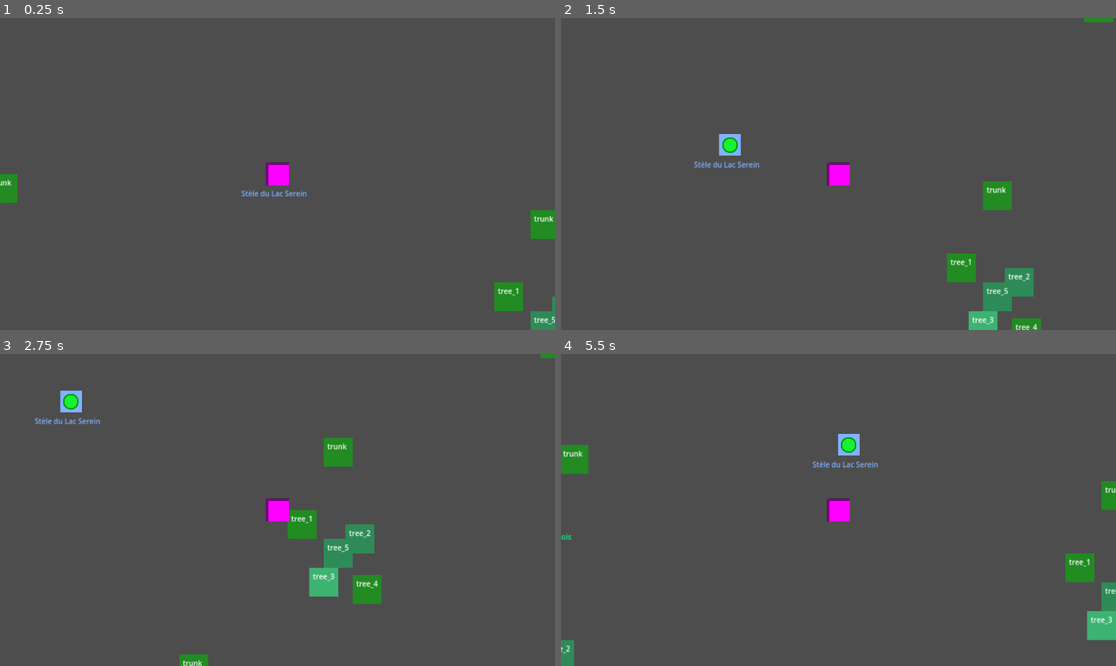
Above: before the commit, frames 1-4 (two rows, left to right).
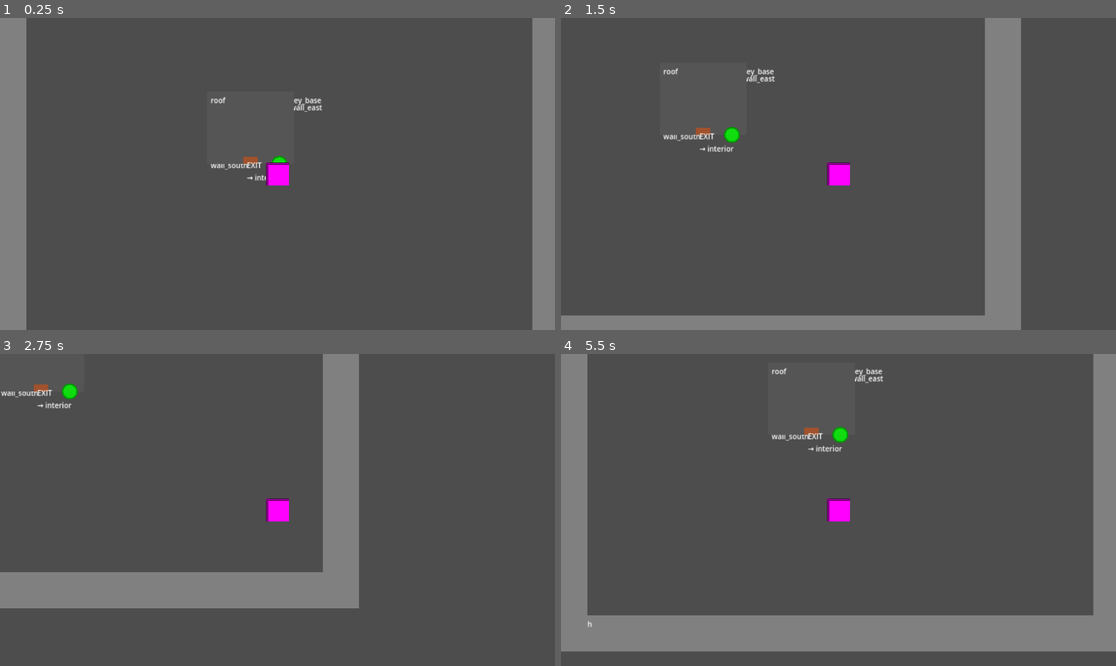
Above: after the commit, the same moments.

Repository: RomainMechain/Arthesia-Test-V2
Game: Godot game, scene res://viewer/ZoneViewer.tscn
Same seed, same stepped clock (60 frames per second), same inputs: the game is played once before the commit and once after it. The project has no main scene, so this scene is started directly.
Inputs:
- Up to frame 1 (0.25 s): no input
- Up to frame 2 (1.5 s): tap Enter at 0.5 s; hold Right (ui_right) 0.53-1.28 s; hold Down (ui_down) from 1.28 s (still down)
- Up to frame 3 (2.75 s): release Down (ui_down) at 2.03 s; hold Right (ui_right) from 2.03 s (still down)
- Up to frame 4 (5.5 s): release Right (ui_right) at 2.78 s; hold Up (ui_up) 2.78-3.53 s; hold Left (ui_left) 3.53-5.03 s; hold Down (ui_down) from 5.03 s (still down)

The runs differ from the first frame. In frame 1, 10% of the frame differs, in the area x 0-100%, y 0-100%; in frame 2, 12%; in frame 3, 14%; in frame 4, 21%.

Commit message:
Generateur de prefab avec prompt pour le sprite

Diff:
--- /dev/null
+++ b/core/data/prefabs/buildings/forge_stone_medium_01.json
@@ -0,0 +1,138 @@
+{
+  "prefab_id": "forge_stone_medium_01",
+  "prefab_type": "building",
+  "name": "Petite Forge en Pierre",
+  "size": [
+    120,
+    100
+  ],
+  "anchor_point": [
+    0,
+    0
+  ],
+  "visual_config": {
+    "render_type": "sprite",
+    "sprite_path": "res://assets/buildings/forge_stone_medium_01.png",
+    "sprite_offset": [0, 0],
+    "z_index": 10
+  },
+  "elements": [
+    {
+      "element_type": "wall",
+      "id": "floor",
+      "position": [
+        0,
+        0
+      ],
+      "size": [
+        120,
+        100
+      ],
+      "wall_type": "floor",
+      "color": "#A9A9A9"
+    },
+    {
+      "element_type": "wall",
+      "id": "wall_north",
+      "position": [
+        0,
+        0
+      ],
+      "size": [
+        120,
+        10
+      ],
+      "wall_type": "stone",
+      "color": "#808080"
+    },
+    {
+      "element_type": "wall",
+      "id": "wall_south",
+      "position": [
+        0,
+        90
+      ],
+      "size": [
+        120,
+        10
+      ],
+      "wall_type": "stone",
+      "color": "#808080"
+    },
+    {
+      "element_type": "wall",
+      "id": "wall_west",
+      "position": [
+        0,
+        10
+      ],
+      "size": [
+        10,
+        80
+      ],
+      "wall_type": "stone",
+      "color": "#808080"
+    },
+    {
+      "element_type": "wall",
+      "id": "wall_east",
+      "position": [
+        110,
+        10
+      ],
+      "size": [
+        10,
+        80
+      ],
+      "wall_type": "stone",
+      "color": "#808080"
+    },
+    {
+      "element_type": "wall",
+      "id": "chimney_base",
+      "position": [
+        85,
+        0
+      ],
+      "size": [
+        20,
+        20
+      ],
+      "wall_type": "stone_chimney",
+      "color": "#696969"
+    },
+    {
+      "element_type": "wall",
+      "id": "roof",
+      "position": [
+        0,
+        0
+      ],
+      "size": [
+        120,
+        100
+      ],
+      "wall_type": "stone_roof",
+      "color": "#555555"
+    },
+    {
+      "element_type": "exit",
+      "id": "door",
+      "position": [
+        50,
+        90
+      ],
+      "size": [
+        20,
+        10
+      ],
+      "target_zone_id": "interior",
+      "target_spawn_name": "entrance",
+      "exit_type": "door",
+      "color": "#A0522D",
+      "locked": false,
+      "required_key_id": "",
+      "min_level": 0
+    }
+  ]
+}
--- /dev/null
+++ b/core/data/prefabs/buildings/shop_rune_wood_medium_01.json
@@ -0,0 +1,174 @@
+{
+  "prefab_id": "shop_rune_wood_medium_01",
+  "prefab_type": "building",
+  "name": "Boutique de Runes Anciennes",
+  "size": [
+    120,
+    100
+  ],
+  "anchor_point": [
+    0,
+    0
+  ],
+  "elements": [
+    {
+      "element_type": "wall",
+      "id": "floor",
+      "position": [
+        0,
+        0
+      ],
+      "size": [
+        120,
+        100
+      ],
+      "wall_type": "wood_floor",
+      "color": "#A0522D"
+    },
+    {
+      "element_type": "wall",
+      "id": "wall_north",
+      "position": [
+        0,
+        0
+      ],
+      "size": [
+        120,
+        10
+      ],
+      "wall_type": "dark_wood",
+      "color": "#5C4033"
+    },
+    {
+      "element_type": "wall",
+      "id": "wall_south",
+      "position": [
+        0,
+        90
+      ],
+      "size": [
+        120,
+        10
+      ],
+      "wall_type": "dark_wood",
+      "color": "#5C4033"
+    },
+    {
+      "element_type": "wall",
+      "id": "wall_west",
+      "position": [
+        0,
+        10
+      ],
+      "size": [
+        10,
+        80
+      ],
+      "wall_type": "dark_wood",
+      "color": "#5C4033"
+    },
+    {
+      "element_type": "wall",
+      "id": "wall_east",
+      "position": [
+        110,
+        10
+      ],
+      "size": [
+        10,
+        80
+      ],
+      "wall_type": "dark_wood",
+      "color": "#5C4033"
+    },
+    {
+      "element_type": "wall",
+      "id": "roof",
+      "position": [
+        -5,
+        -5
+      ],
+      "size": [
+        130,
+        110
+      ],
+      "wall_type": "dark_wood_roof",
+      "color": "#362D2D"
+    },
+    {
+      "element_type": "exit",
+      "id": "door_main",
+      "position": [
+        50,
+        90
+      ],
+      "size": [
+        20,
+        10
+      ],
+      "target_zone_id": "shop_rune_interior_01",
+      "target_spawn_name": "entrance",
+      "exit_type": "door",
+      "color": "#4A3B30",
+      "locked": false,
+      "required_key_id": "",
+      "min_level": 0
+    },
+    {
+      "element_type": "wall",
+      "id": "counter",
+      "position": [
+        30,
+        30
+      ],
+      "size": [
+        60,
+        10
+      ],
+      "wall_type": "wood_counter",
+      "color": "#6F4F28"
+    },
+    {
+      "element_type": "wall",
+      "id": "rune_display_west",
+      "position": [
+        20,
+        45
+      ],
+      "size": [
+        15,
+        15
+      ],
+      "wall_type": "stone_display",
+      "color": "#7C7C7C"
+    },
+    {
+      "element_type": "wall",
+      "id": "rune_display_east",
+      "position": [
+        85,
+        45
+      ],
+      "size": [
+        15,
+        15
+      ],
+      "wall_type": "stone_display",
+      "color": "#7C7C7C"
+    },
+    {
+      "element_type": "wall",
+      "id": "shop_sign",
+      "position": [
+        45,
+        -10
+      ],
+      "size": [
+        30,
+        10
+      ],
+      "wall_type": "wood_sign",
+      "color": "#5C4033"
+    }
+  ]
+}
--- /dev/null
+++ b/test/test_prefab.json
@@ -0,0 +1,59 @@
+{
+  "id": "test_forge",
+  "name": "Test Forge Prefab",
+  "floor_id": 1,
+  "theme_tags": ["test"],
+  "level_range": [1, 5],
+  "description": "Zone de test pour le prefab forge",
+  "size": [800, 600],
+
+  "spawn_points": {
+    "default": [400, 300]
+  },
+
+  "prefab_instances": [
+    {
+      "prefab_id": "forge_stone_medium_01",
+      "instance_id": "forge_001",
+      "position": [300, 200],
+      "rotation": 0,
+      "scale": 1.0,
+      "overrides": {}
+    }
+  ],
+
+  "elements": [
+    {
+      "element_type": "wall",
+      "id": "wall_north",
+      "position": [0, 0],
+      "size": [800, 50],
+      "wall_type": "stone",
+      "color": "#808080"
+    },
+    {
+      "element_type": "wall",
+      "id": "wall_south",
+      "position": [0, 550],
+      "size": [800, 50],
+      "wall_type": "stone",
+      "color": "#808080"
+    },
+    {
+      "element_type": "wall",
+      "id": "wall_west",
+      "position": [0, 0],
+      "size": [50, 600],
+      "wall_type": "stone",
+      "color": "#808080"
+    },
+    {
+      "element_type": "wall",
+      "id": "wall_east",
+      "position": [750, 0],
+      "size": [50, 600],
+      "wall_type": "stone",
+      "color": "#808080"
+    }
+  ]
+}
--- a/viewer/ZoneViewer.tscn
+++ b/viewer/ZoneViewer.tscn
@@ -4,7 +4,7 @@
 
 [node name="ZoneViewer" type="Node2D"]
 script = ExtResource("1_xnpw5")
-zone_json_path = "res://test/foret.json"
+zone_json_path = "res://test/test_prefab.json"
 
 [node name="Camera2D" type="Camera2D" parent="."]
 enabled = false
Binary file added: assets/buildings/forge_stone_medium_01.png.png
Not shown, added: assets/buildings/forge_stone_medium_01.png.png.import
Not shown, added: python/generate_prefab.py
Not shown, added: python/prompts_prefab.py
